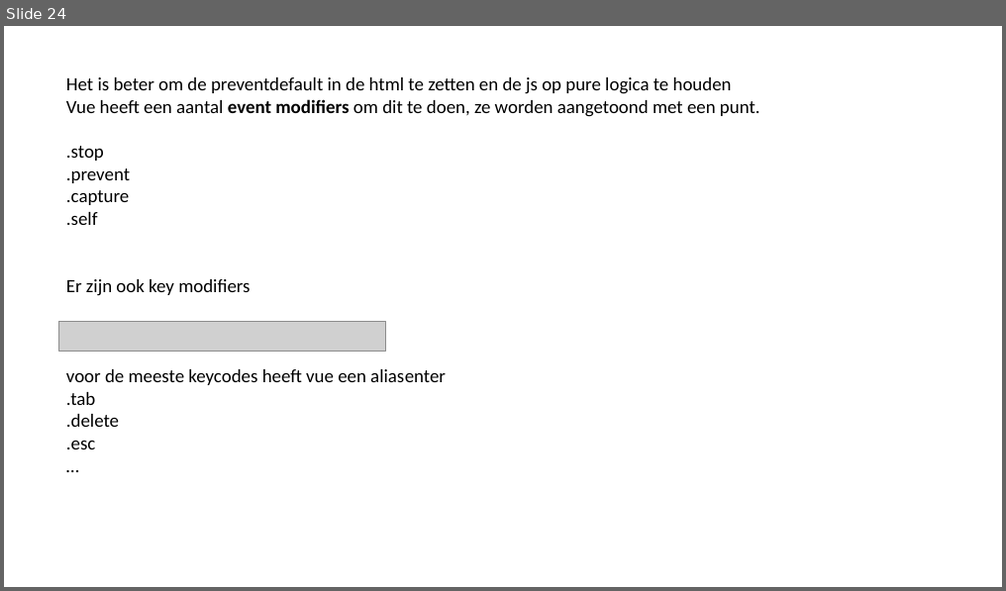
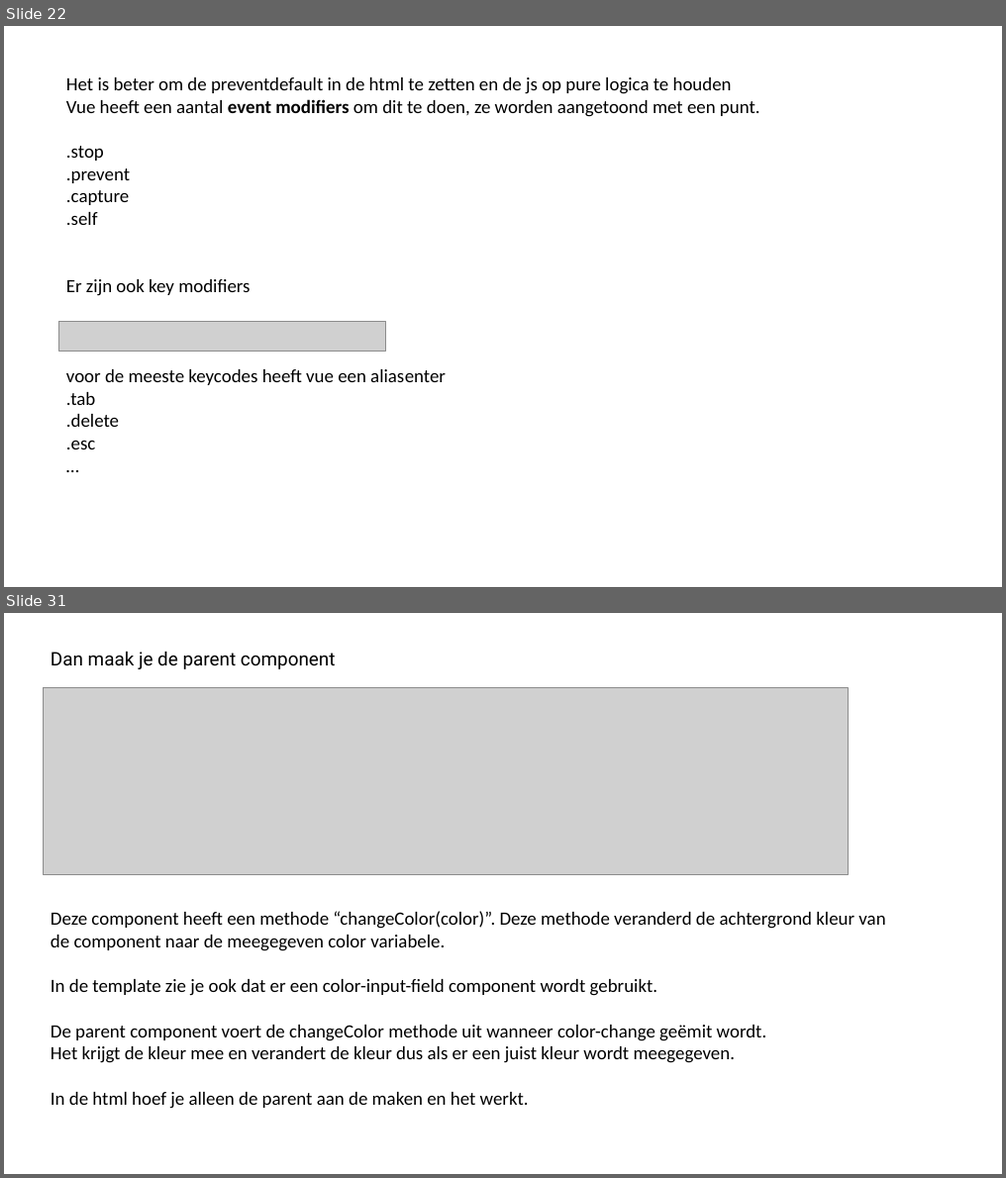
Before and after one commit to sepperenty/web-research-3, a slide deck: newTech/slideshow.pptx. Shown one above the other, each under a label of ours: slide 24 before the commit, slides 22 and 31 after it; the slides between them are not shown. The pictures are 1006x591 and 1006x1178 pixels, drawn with LibreOffice and Linux fonts; fonts in the diff are those of the drawing; grey boxes stand for pictures. Boxes give left, top, right and bottom in pixels: in the first picture for what was removed or moved away, otherwise in the second. Text is boxed around its words. In the diff, an @@ line names an element or a change of style, - is before the commit and + after.

```diff
--- a/newTech/slideshow.pptx
+++ b/newTech/slideshow.pptx
@@ slide 31 added at (4,613,1002,1174), background #FFFFFF @@
@@ text added at (51,651,336,669), 18 pt, text #000000 @@
+Dan maak je de parent component
@@ picture added at (43,688,847,875) @@
@@ text added at (51,911,885,1109), 18 pt, text #000000 @@
+Deze component heeft een methode “changeColor(color)”. Deze methode veranderd de achtergrond kleur van de component naar de meegegeven color variabele.
+In de template zie je ook dat er een color-input-field component wordt gebruikt.
+De parent component voert de changeColor methode uit wanneer color-change geëmit wordt.
+Het krijgt de kleur mee en verandert de kleur dus als er een juist kleur wordt meegegeven.
+In de html hoef je alleen de parent aan de maken en het werkt.
@@ what was slide 24 is now slide 22 @@
```
Also in this commit, not shown: 1 slide changed, 7 other slides added, 2 slides removed, 4 other files.
